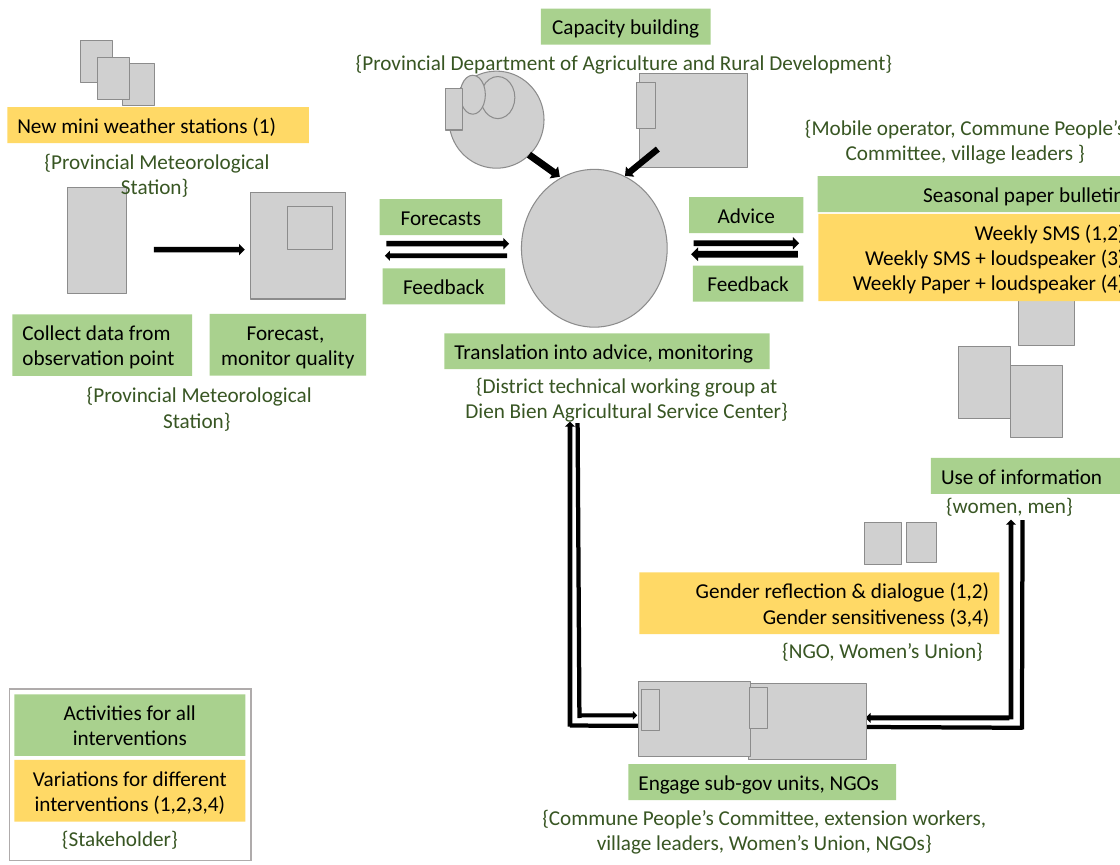
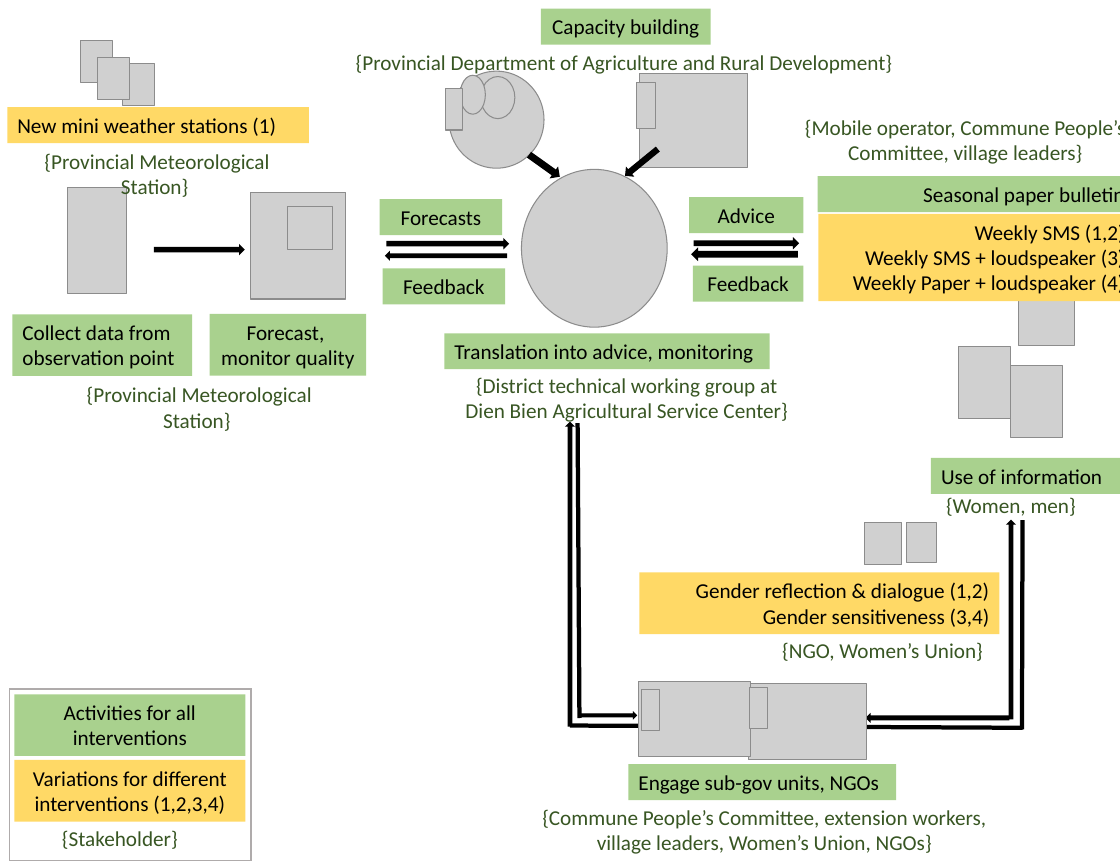
Before and after one commit to ThiThuGiangLuu/ACS-Decision-Analysis, a slide deck: slide 1 of Figures/Fig3-Intervention.pptx. Drawn at 1120x865 pixels with LibreOffice and Linux fonts; fonts in the diff are those of the drawing; grey boxes stand for pictures; background and template pictures are left out. Boxes give left, top, right and bottom in pixels: in the first picture for what was removed or moved away, otherwise in the second. Text is boxed around its words. In the diff, an @@ line names an element or a change of style, - is before the commit and + after.

```diff
--- a/Figures/Fig3-Intervention.pptx
+++ b/Figures/Fig3-Intervention.pptx
@@ text at (x1=805, y1=119, x2=1120, y2=164): spaces changed @@
-{Mobile operator, Commune People’s Committee, village leaders }
+{Mobile operator, Commune People’s Committee, village leaders}
@@ text at (x1=946, y1=497, x2=1076, y2=516): text changed @@
-{women, men}
+{Women, men}
```
Also in this commit, not shown: 1 other file.
